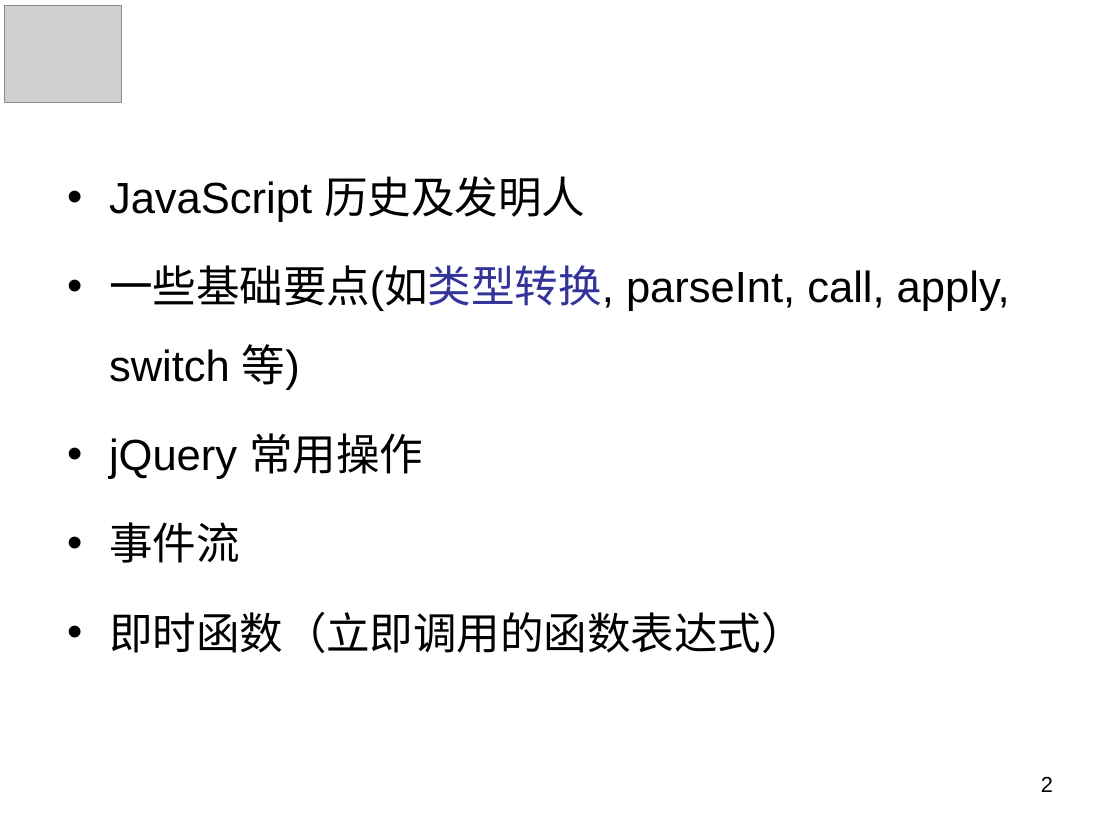
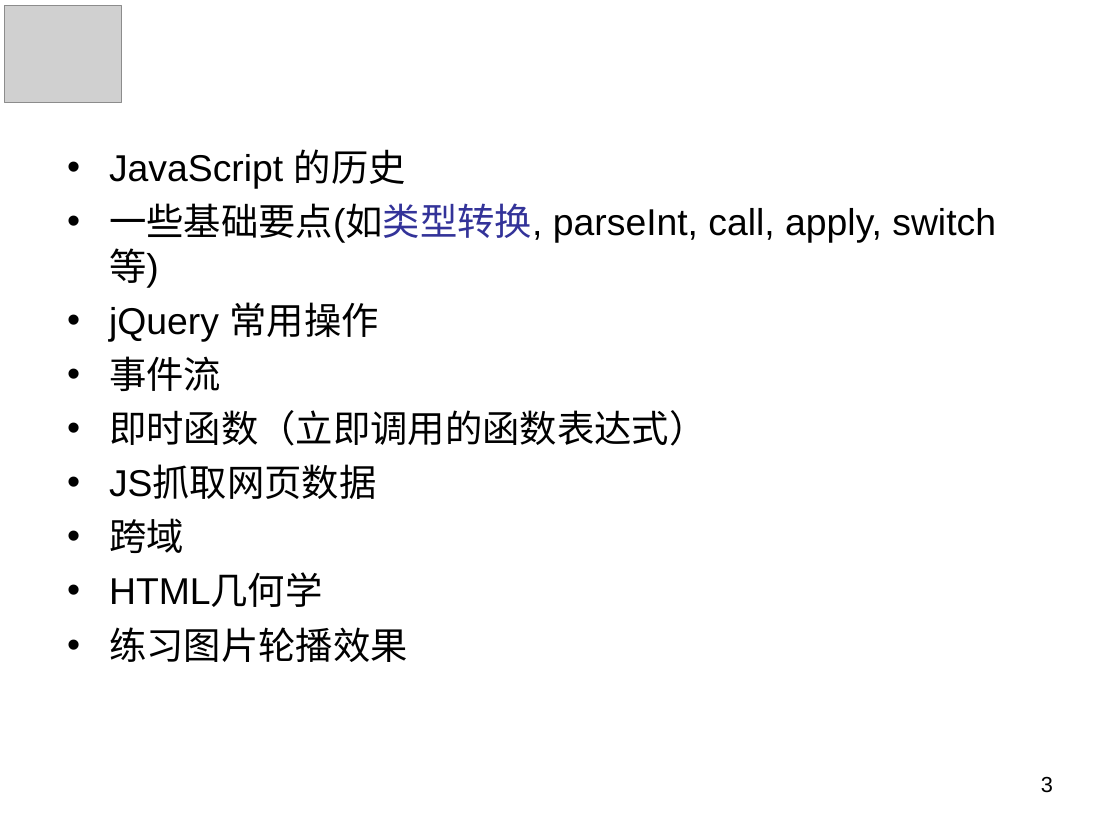
Before and after one commit to panxuepeng/javascript, a slide deck: slide 3 of ppt/1-1（第一天课程）.ppt (slide 2 before the commit). Drawn at 1120x840 pixels with LibreOffice and Linux fonts; fonts in the diff are those of the drawing; grey boxes stand for pictures. Boxes give left, top, right and bottom in pixels: in the first picture for what was removed or moved away, otherwise in the second. Text is boxed around its words. In the diff, an @@ line names an element or a change of style, - is before the commit and + after.

```diff
--- a/ppt/1-1（第一天课程）.ppt
+++ b/ppt/1-1（第一天课程）.ppt
@@ text at (109,149,406,188): text changed; size 28 to 24 pt @@
-• JavaScript 历史及发明人
+• JavaScript 的历史
@@ text at (109,203,996,446): size 28 to 24 pt in "一些基础要点(如类型转换, parseInt, call, apply, switch 等)", "jQuery 常用操作", "事件流", "即时函数（立即调用的函数表达式）"; line spacing 1.5 to 1; less space between paragraphs @@
@@ text at (109,467,408,662): paragraphs added @@
+• JS抓取网页数据
+• 跨域
+• HTML几何学
+• 练习图片轮播效果
@@ page number at (1041,776,1053,793): text changed @@
-2
+3
```
Also in this commit, not shown: 11 other slides changed, 5 slides added, 2 slides removed.
